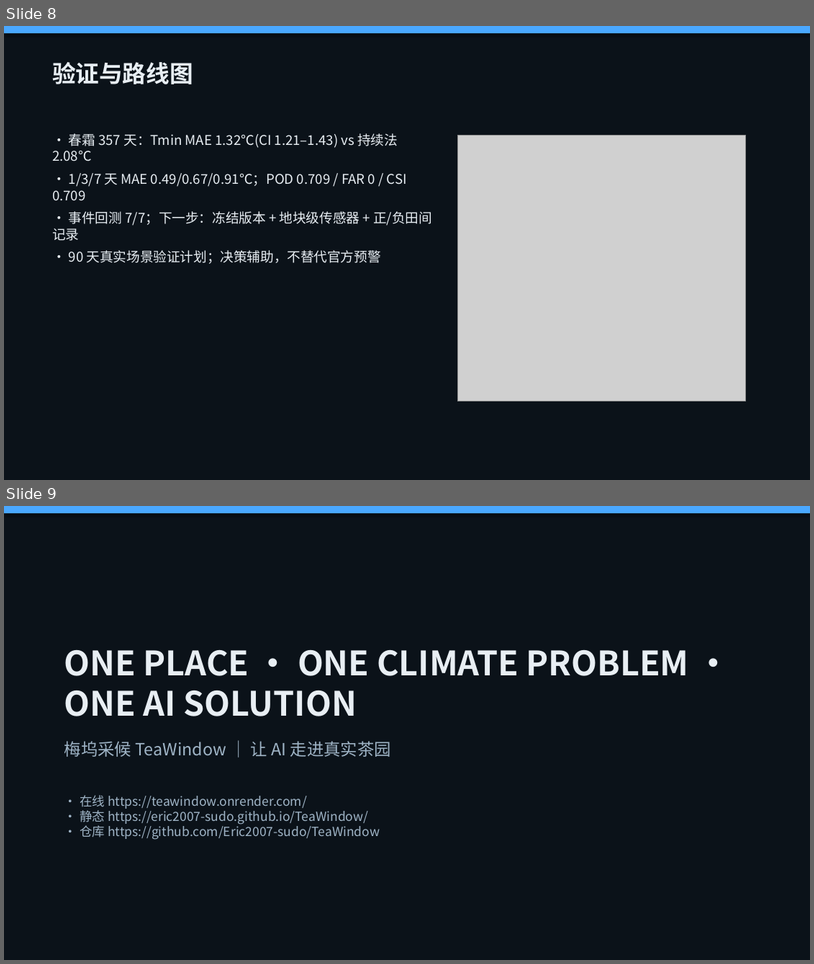
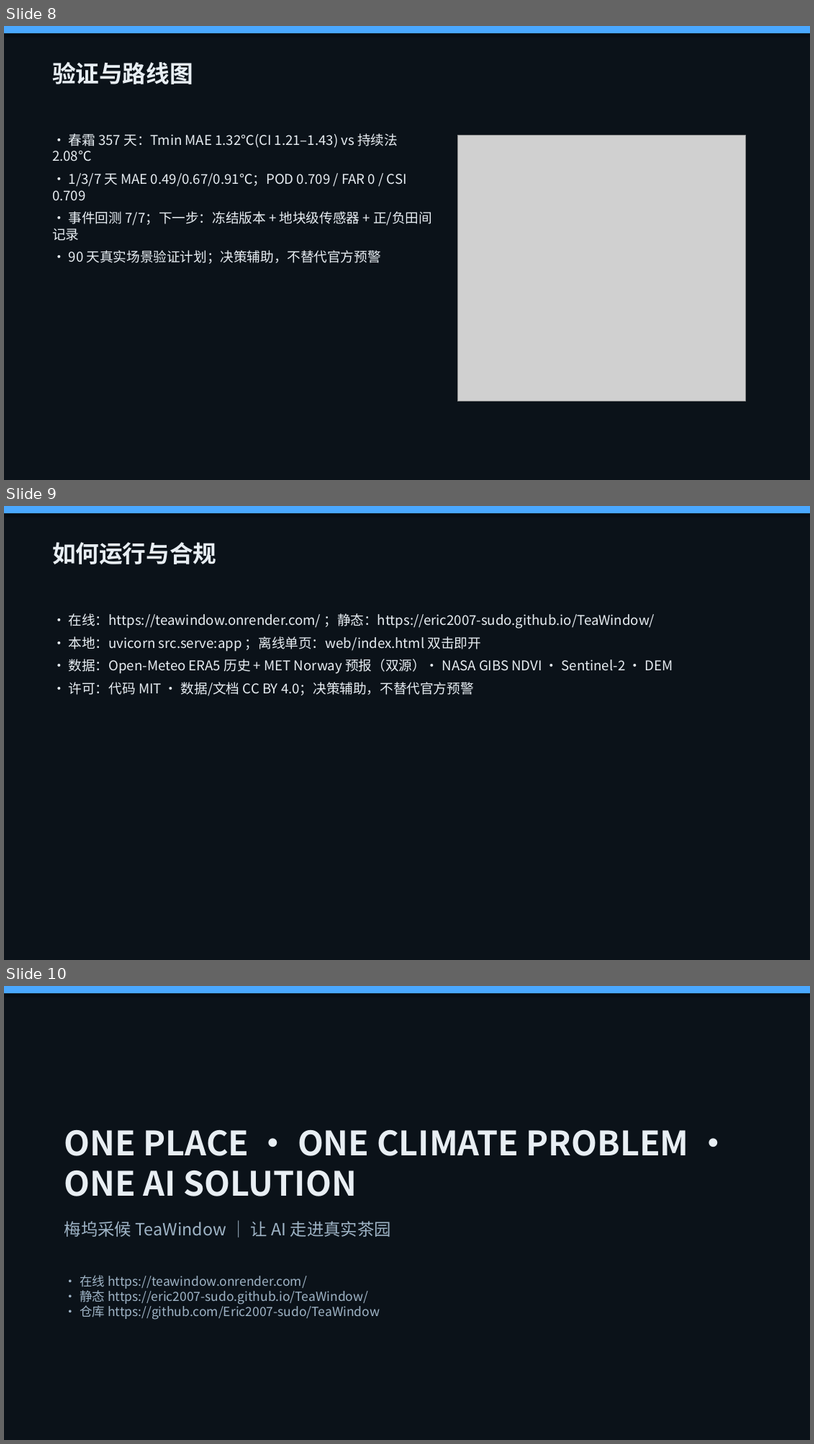
Before and after one commit to Eric2007-sudo/TeaWindow, a slide deck: submit/TeaWindow_路演.pptx. Shown one above the other, each under a label of ours: slides 8 and 9 before the commit, slides 8, 9 and 10 after it. The pictures are 814x964 and 814x1444 pixels, drawn with LibreOffice and Linux fonts; fonts in the diff are those of the drawing; grey boxes stand for pictures. Boxes give left, top, right and bottom in pixels: in the first picture for what was removed or moved away, otherwise in the second. Text is boxed around its words. In the diff, an @@ line names an element or a change of style, - is before the commit and + after.

```diff
--- a/submit/TeaWindow_路演.pptx
+++ b/submit/TeaWindow_路演.pptx
@@ slide 9 added at [4, 506, 810, 960], background #FFFFFF @@
@@ rectangle added at [4, 506, 810, 960], fill #0B1219 @@
@@ rectangle added at [4, 506, 810, 513], fill #4AA8FF @@
@@ text added at [52, 542, 216, 564], 28 pt, text #E8EEF3, bold @@
+如何运行与合规
@@ text added at [69, 613, 673, 696], 16 pt, text #E8EEF3 @@
+• 在线：https://teawindow.onrender.com/ ；静态：https://eric2007-sudo.github.io/TeaWindow/
+• 本地：uvicorn src.serve:app ；离线单页：web/index.html 双击即开
+• 数据：Open-Meteo ERA5 历史 + MET Norway 预报（双源）· NASA GIBS NDVI · Sentinel-2 · DEM
+• 许可：代码 MIT · 数据/文档 CC BY 4.0；决策辅助，不替代官方预警
@@ what was slide 9 is now slide 10 @@
```
Also in this commit, not shown: 4 other files.
